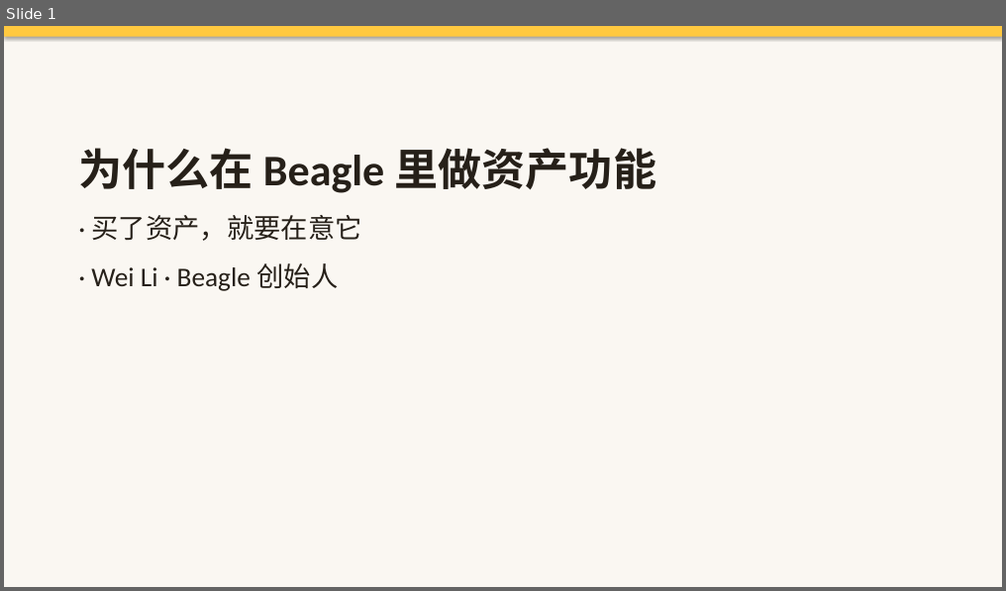
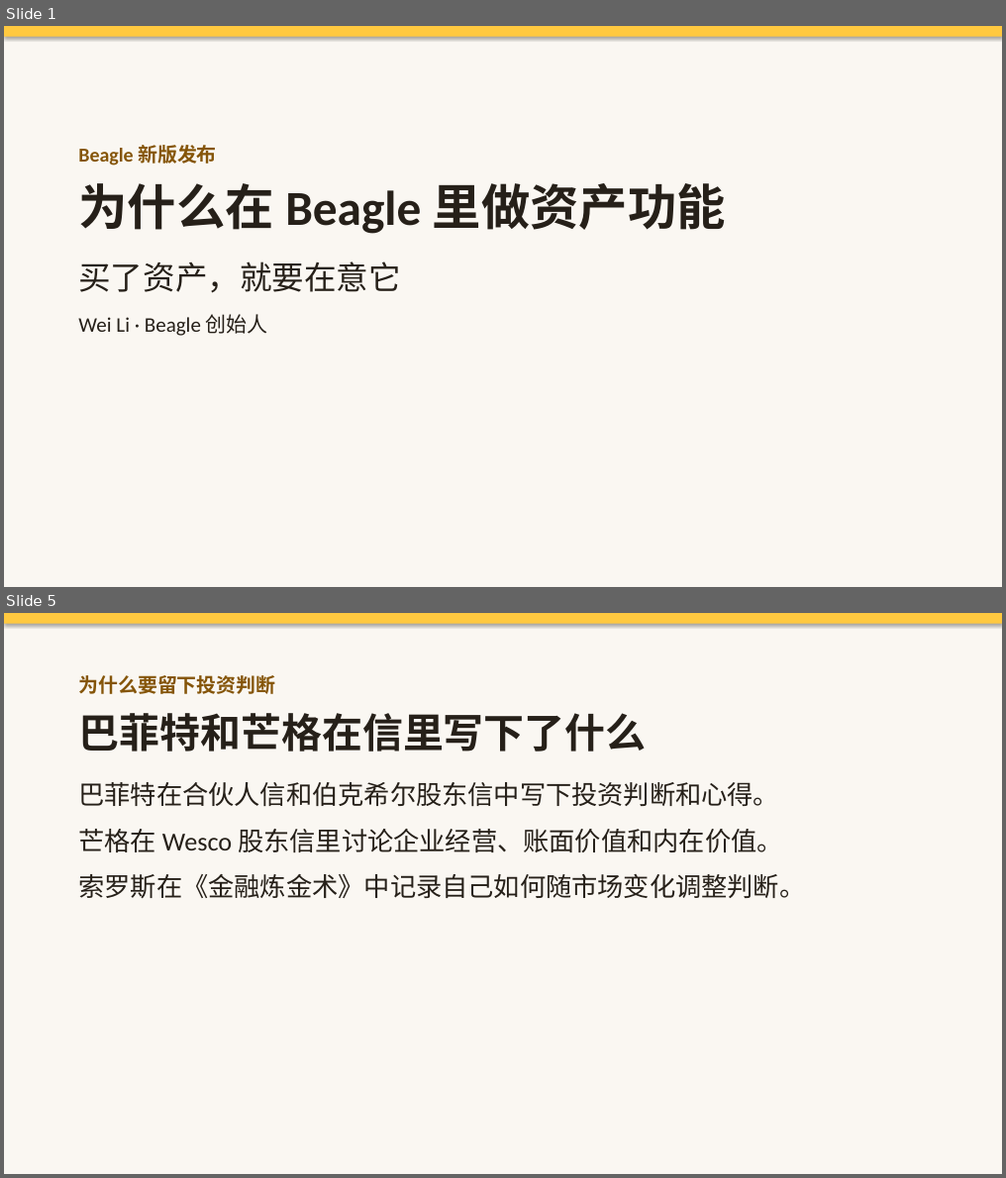
Before and after one commit to licodefun/beagle-voice-agent, a slide deck: decks/beagle-founder-take-deck.pptx. Shown one above the other, each under a label of ours: slide 1 before the commit, slides 1 and 5 after it; the slides between them are not shown. The pictures are 1006x591 and 1006x1178 pixels, drawn with LibreOffice and Linux fonts; fonts in the diff are those of the drawing. Boxes give left, top, right and bottom in pixels: in the first picture for what was removed or moved away, otherwise in the second. Text is boxed around its words. In the diff, an @@ line names an element or a change of style, - is before the commit and + after.

Commit message:
Replace founder deck with Wei's final version (Beagle new-version launch) and add his PDF export

```diff
--- a/decks/beagle-founder-take-deck.pptx
+++ b/decks/beagle-founder-take-deck.pptx
@@ slide 5 added at (4,613,1002,1174), background #FAF7F2 @@
@@ rectangle added at (4,613,1002,624), fill #FFC940 @@
@@ text added at (78,675,805,899), 25 pt, text #262019 @@
+为什么要留下投资判断
+巴菲特和芒格在信里写下了什么
+巴菲特在合伙人信和伯克希尔股东信中写下投资判断和心得。
+芒格在 Wesco 股东信里讨论企业经营、账面价值和内在价值。
+索罗斯在《金融炼金术》中记录自己如何随市场变化调整判断。
@@ slide 1 changed as well @@
@@ text at (78,145,217,166): paragraph added @@
+Beagle 新版发布
@@ text at (78,183,726,234): size 42 to 47 pt in "为什么在 Beagle 里做资产功能"; less space between paragraphs @@
@@ text at (78,262,400,336): text changed; size 26 to 20 pt @@
-· 买了资产，就要在意它
-· Wei Li · Beagle 创始人
+买了资产，就要在意它
+Wei Li · Beagle 创始人
```
Also in this commit, not shown: 10 other slides added, 11 slides removed, 1 other file.
